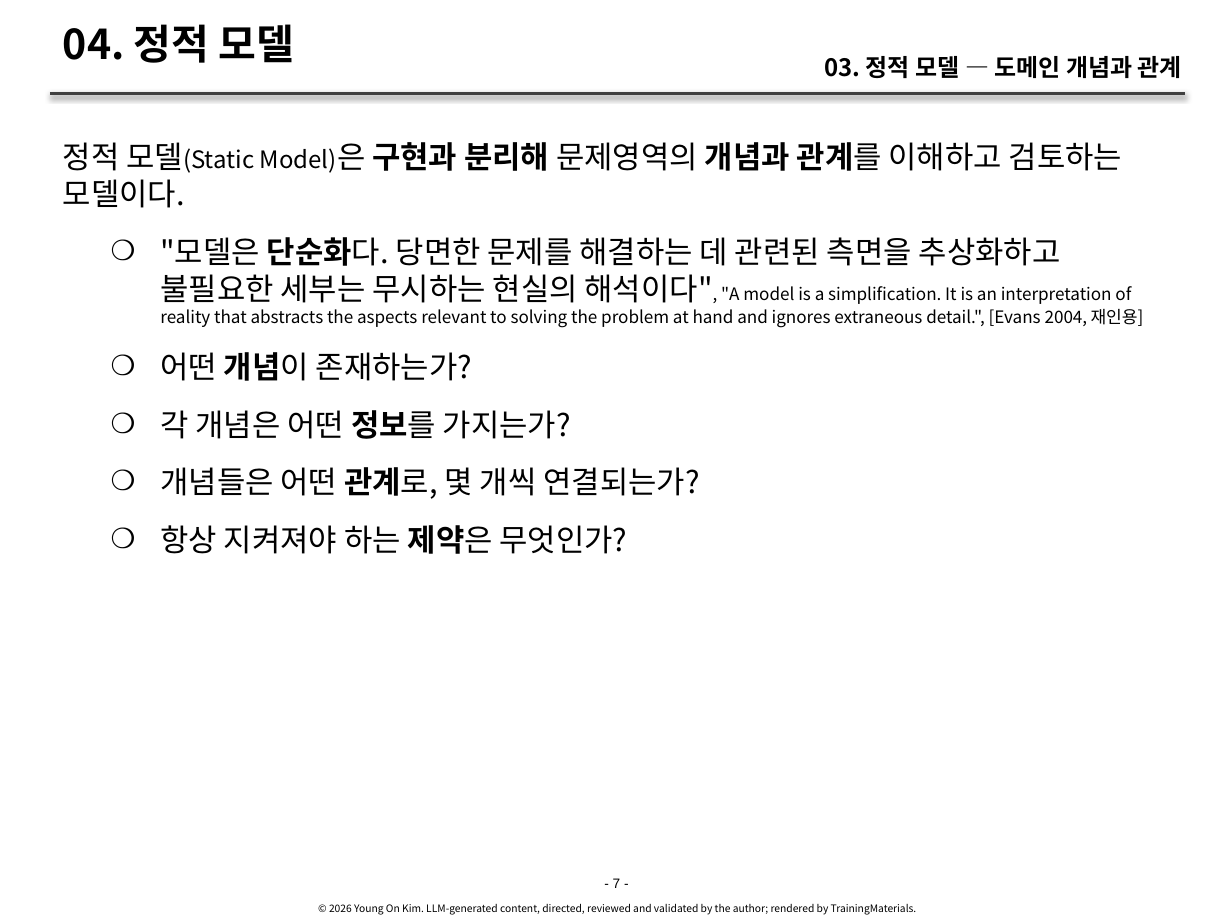
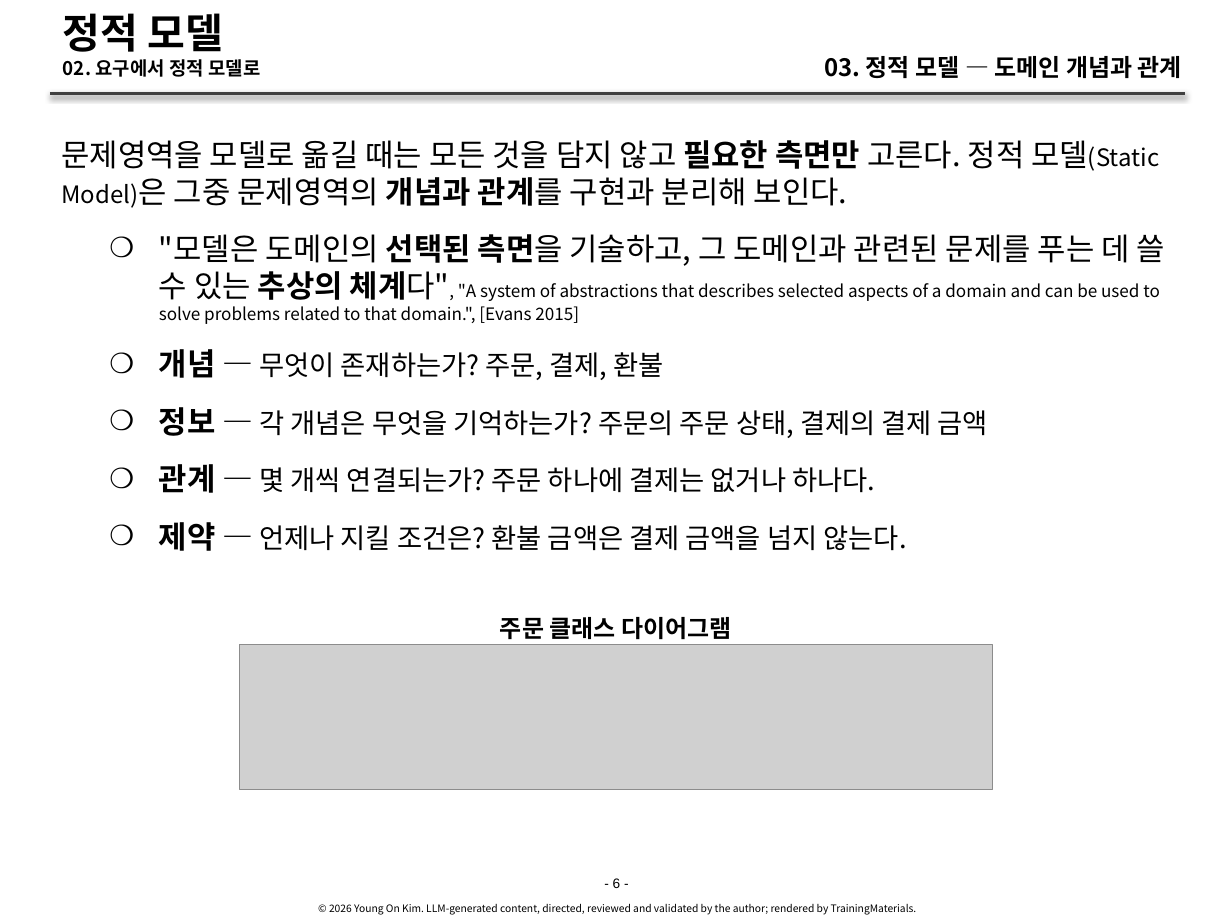
Before and after one commit to YoungSan77/TrainingMaterials, a slide deck: slide 6 of courses/ooad/sessions/s03.pptx (slide 7 before the commit). Drawn at 1232x924 pixels with LibreOffice and Linux fonts; fonts in the diff are those of the drawing; grey boxes stand for pictures. Boxes give left, top, right and bottom in pixels: in the first picture for what was removed or moved away, otherwise in the second. Text is boxed around its words. In the diff, an @@ line names an element or a change of style, - is before the commit and + after.

```diff
--- a/courses/ooad/sessions/s03.pptx
+++ b/courses/ooad/sessions/s03.pptx
@@ title at bbox=[63, 13, 260, 77]: text changed; size 24 to 11 pt @@
-04. 정적 모델
+정적 모델
+02. 요구에서 정적 모델로
@@ text at bbox=[61, 140, 1165, 551]: text changed @@
-정적 모델(Static Model)은 구현과 분리해 문제영역의 개념과 관계를 이해하고 검토하는 모델이다.
-    ❍ "모델은 단순화다. 당면한 문제를 해결하는 데 관련된 측면을 추상화하고 불필요한 세부는 무시하는 현실의 해석이다", "A model is a simplification. It is an interpretation of reality that abstracts the aspects relevant to solving the problem at hand and ignores extraneous detail.", [Evans 2004, 재인용]
-    ❍ 어떤 개념이 존재하는가?
-    ❍ 각 개념은 어떤 정보를 가지는가?
-    ❍ 개념들은 어떤 관계로, 몇 개씩 연결되는가?
-    ❍ 항상 지켜져야 하는 제약은 무엇인가?
+문제영역을 모델로 옮길 때는 모든 것을 담지 않고 필요한 측면만 고른다. 정적 모델(Static Model)은 그중 문제영역의 개념과 관계를 구현과 분리해 보인다.
+    ❍ "모델은 도메인의 선택된 측면을 기술하고, 그 도메인과 관련된 문제를 푸는 데 쓸 수 있는 추상의 체계다", "A system of abstractions that describes selected aspects of a domain and can be used to solve problems related to that domain.", [Evans 2015]
+    ❍ 개념 — 무엇이 존재하는가? 주문, 결제, 환불
+    ❍ 정보 — 각 개념은 무엇을 기억하는가? 주문의 주문 상태, 결제의 결제 금액
+    ❍ 관계 — 몇 개씩 연결되는가? 주문 하나에 결제는 없거나 하나다.
+    ❍ 제약 — 언제나 지킬 조건은? 환불 금액은 결제 금액을 넘지 않는다.
@@ text added at bbox=[500, 617, 731, 639], 14 pt, text #000000, bold @@
+주문 클래스 다이어그램
@@ picture added at bbox=[239, 644, 992, 790] @@
@@ text at bbox=[613, 878, 621, 888]: text changed @@
-- 7 -
+- 6 -
```
Also in this commit, not shown: 80 other slides changed, 5 slides added, 5 slides removed, 51 other files.
